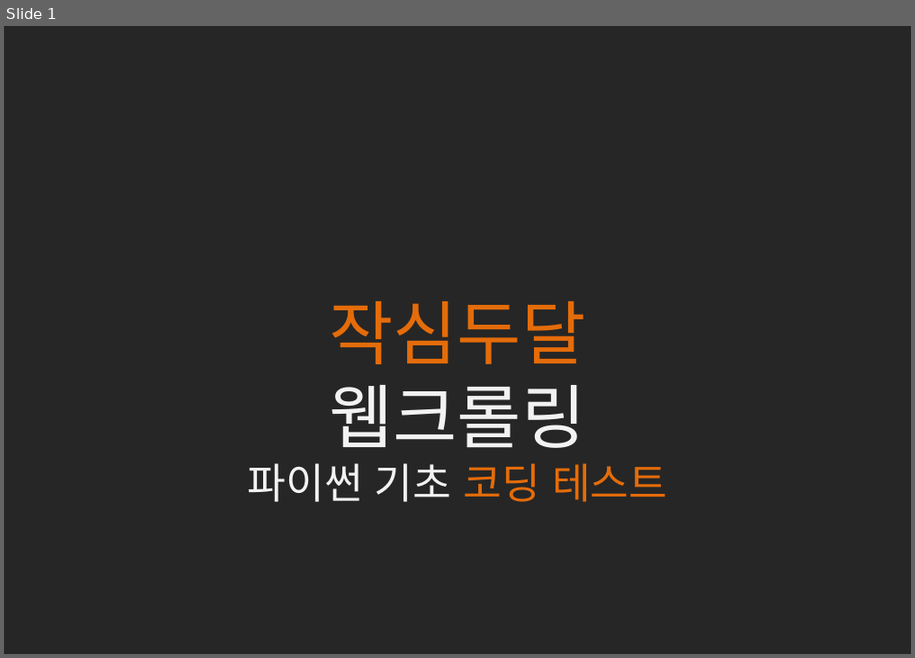
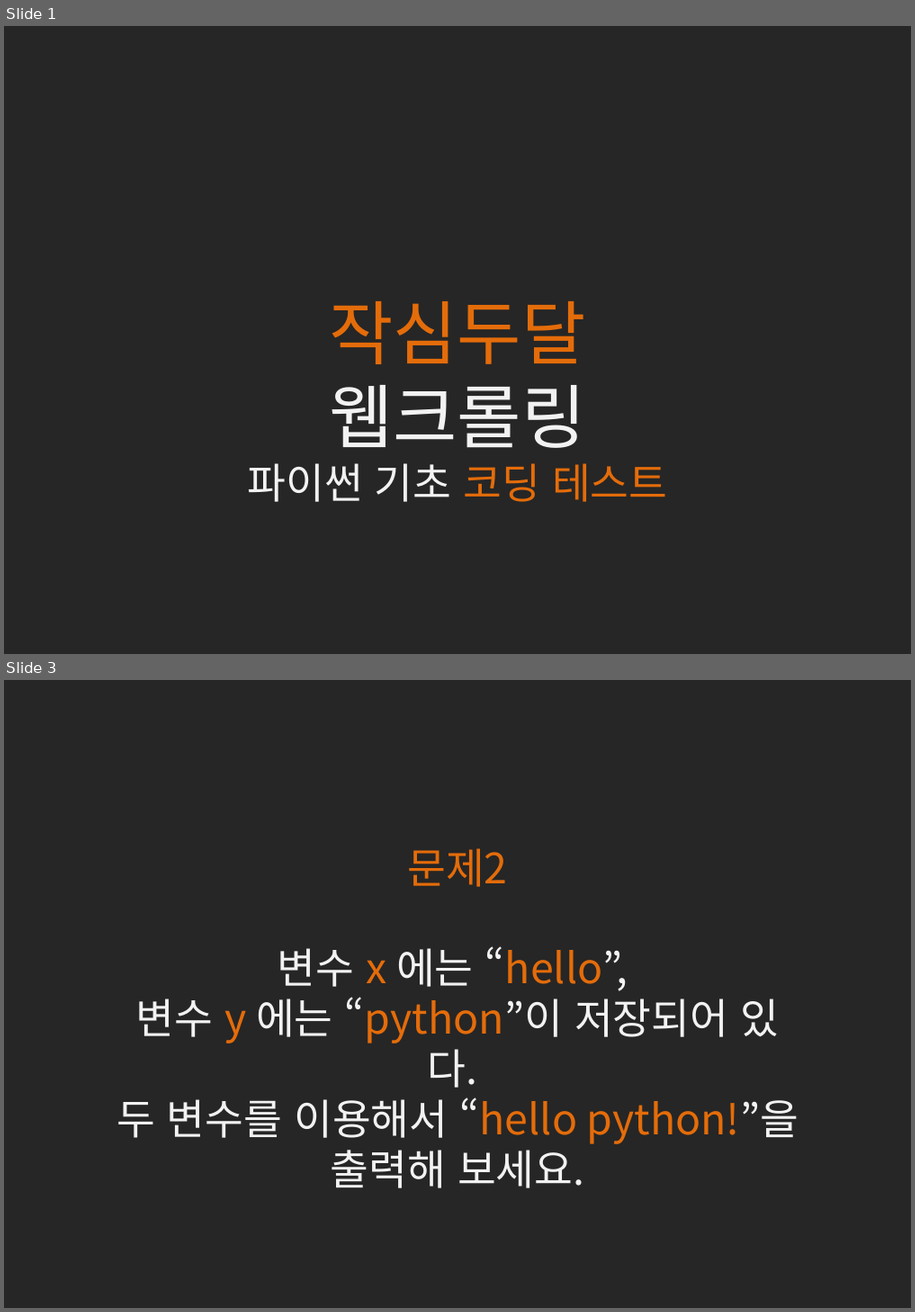
Before and after one commit to kwonkijun/python, a slide deck: 2021작심두달웹크롤링/웹크롤링(PPT)/작심두달 웹크롤링 멘토링 수업 - 1. 파이썬 기초 문제.pptx. Shown one above the other, each under a label of ours: slide 1 before the commit, slides 1 and 3 after it; the slides between them are not shown. The pictures are 915x658 and 915x1312 pixels, drawn with LibreOffice and Linux fonts; fonts in the diff are those of the drawing. Boxes give left, top, right and bottom in pixels: in the first picture for what was removed or moved away, otherwise in the second. Text is boxed around its words. In the diff, an @@ line names an element or a change of style, - is before the commit and + after.

```diff
--- a/2021작심두달웹크롤링/웹크롤링(PPT)/작심두달 웹크롤링 멘토링 수업 - 1. 파이썬 기초 문제.pptx
+++ b/2021작심두달웹크롤링/웹크롤링(PPT)/작심두달 웹크롤링 멘토링 수업 - 1. 파이썬 기초 문제.pptx
@@ slide 3 added at <box>4,680,911,1308</box>, background #262626 @@
@@ text added at <box>116,848,799,1188</box>, 36 pt, text #F2F2F2 @@
+문제2
+변수 x 에는 “hello”,
+변수 y 에는 “python”이 저장되어 있다.
+두 변수를 이용해서 “hello python!”을
+출력해 보세요.
```
Also in this commit, not shown: 9 slides changed, 5 other slides added, 3 other files.
